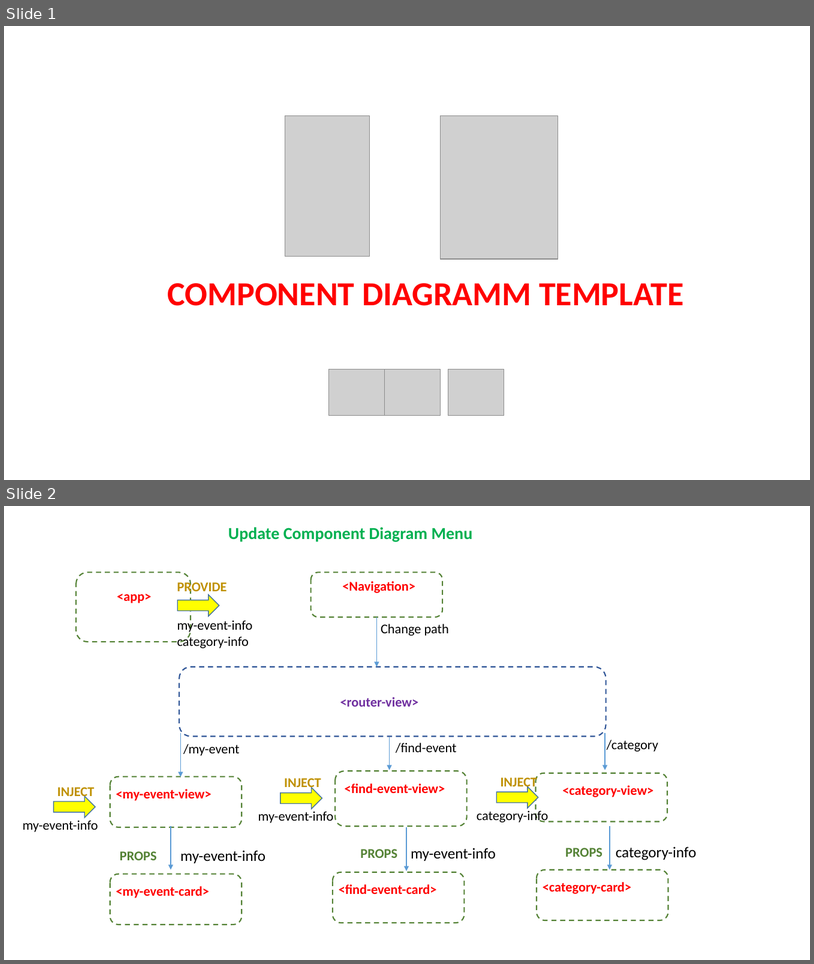
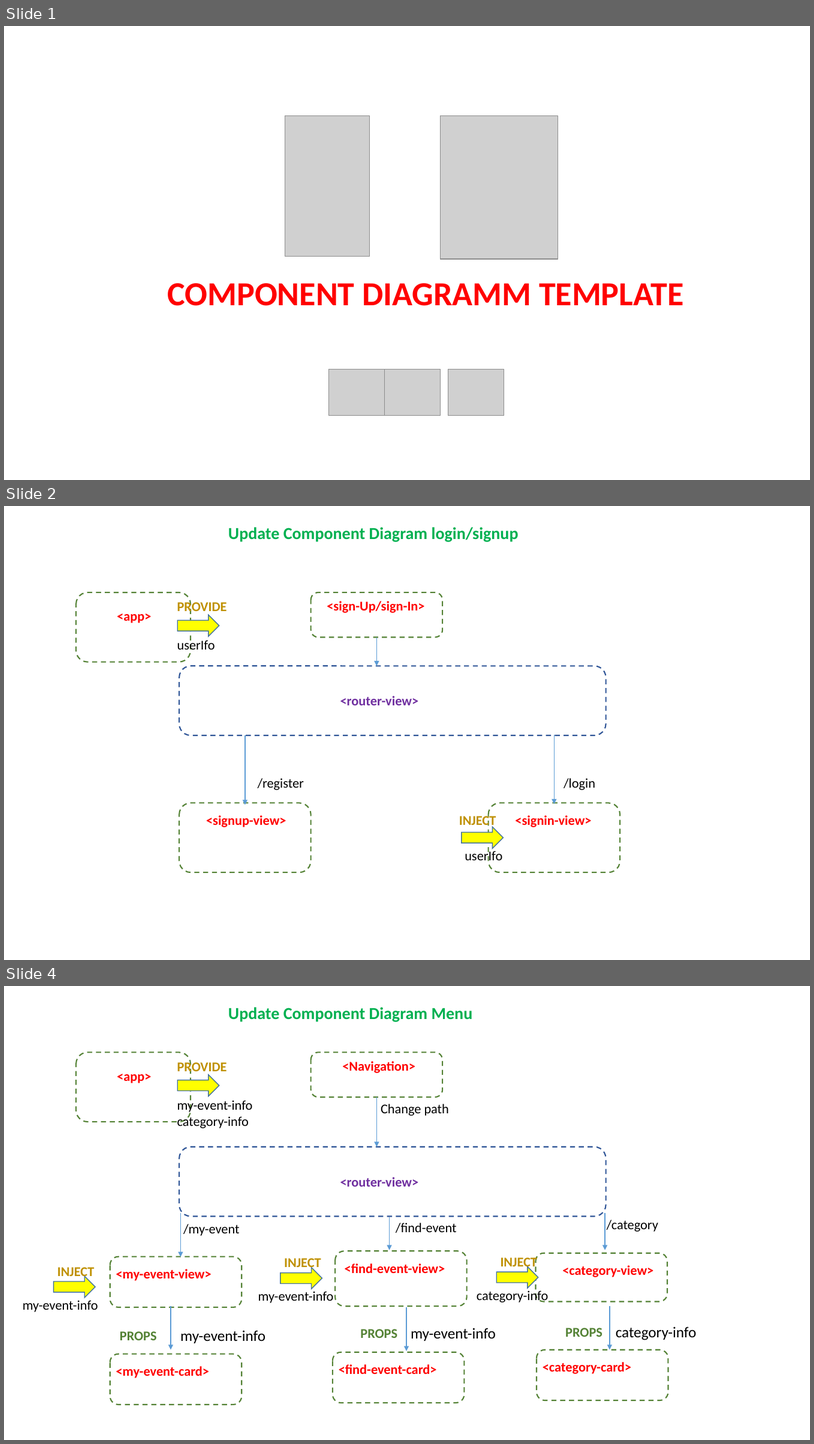
Before and after one commit to pnc-virtual-company/2021-G6-V2-PART1, a slide deck: docs/COMPONENT-DIAGRAM.pptx. Shown one above the other, each under a label of ours: slides 1 and 2 before the commit, slides 1, 2 and 4 after it; the slides between them are not shown. The pictures are 814x964 and 814x1444 pixels, drawn with LibreOffice and Linux fonts; fonts in the diff are those of the drawing; grey boxes stand for pictures. Boxes give left, top, right and bottom in pixels: in the first picture for what was removed or moved away, otherwise in the second. Text is boxed around its words. In the diff, an @@ line names an element or a change of style, - is before the commit and + after.

```diff
--- a/docs/COMPONENT-DIAGRAM.pptx
+++ b/docs/COMPONENT-DIAGRAM.pptx
@@ slide 2 added at [4,506,810,960], background #FFFFFF @@
@@ text added at [228,527,519,542], 20 pt, text #00B050, bold @@
+Update Component Diagram login/signup
@@ rounded rectangle added at [76,592,191,662], outline #548235 1.5 pt dashed @@
@@ rounded rectangle added at [311,592,443,637], outline #548235 1.5 pt dashed @@
@@ text added at [117,613,151,623], 16 pt, text #FF0000, bold @@
+<app>
@@ text added at [177,600,227,615], 16 pt, text #BF9000, bold @@
+PROVIDE
@@ text added at [327,601,425,613], 16 pt, text #FF0000, bold @@
+<sign-Up/sign-In>
@@ right arrow added at [177,615,219,637], fill #FFFF00, outline #43739E 1 pt @@
@@ text added at [177,639,215,654], 16 pt, text #000000 @@
+userIfo
@@ arrow added from (377, 637) to (377, 666), #5B9BD5 1 pt @@
@@ rounded rectangle added at [179,666,606,735], outline #2F5597 1.5 pt dashed @@
@@ text added at [341,696,419,705], 16 pt, text #7030A0, bold @@
+<router-view>
@@ arrow added from (245, 735) to (245, 805), #5B9BD5 1 pt @@
@@ arrow added from (555, 735) to (555, 804), #5B9BD5 1 pt @@
@@ text added at [258,778,304,790], 16 pt, text #000000 @@
+/register
@@ text added at [564,778,596,790], 16 pt, text #000000 @@
+/login
@@ rounded rectangle added at [179,803,311,873], outline #548235 1.5 pt dashed @@
@@ rounded rectangle added at [489,803,620,873], outline #548235 1.5 pt dashed @@
@@ text added at [206,815,287,827], 16 pt, text #FF0000, bold @@
+<signup-view>
@@ text added at [459,813,497,828], 16 pt, text #BF9000, bold @@
+INJECT
@@ right arrow added at [462,826,504,849], fill #FFFF00, outline #43739E 1 pt @@
@@ text added at [515,815,591,827], 16 pt, text #FF0000, bold @@
+<signin-view>
@@ text added at [465,849,503,861], 16 pt, text #000000 @@
+userIfo
@@ what was slide 2 is now slide 4 @@
```
Also in this commit, not shown: 3 slides changed, 1 other slide added.
